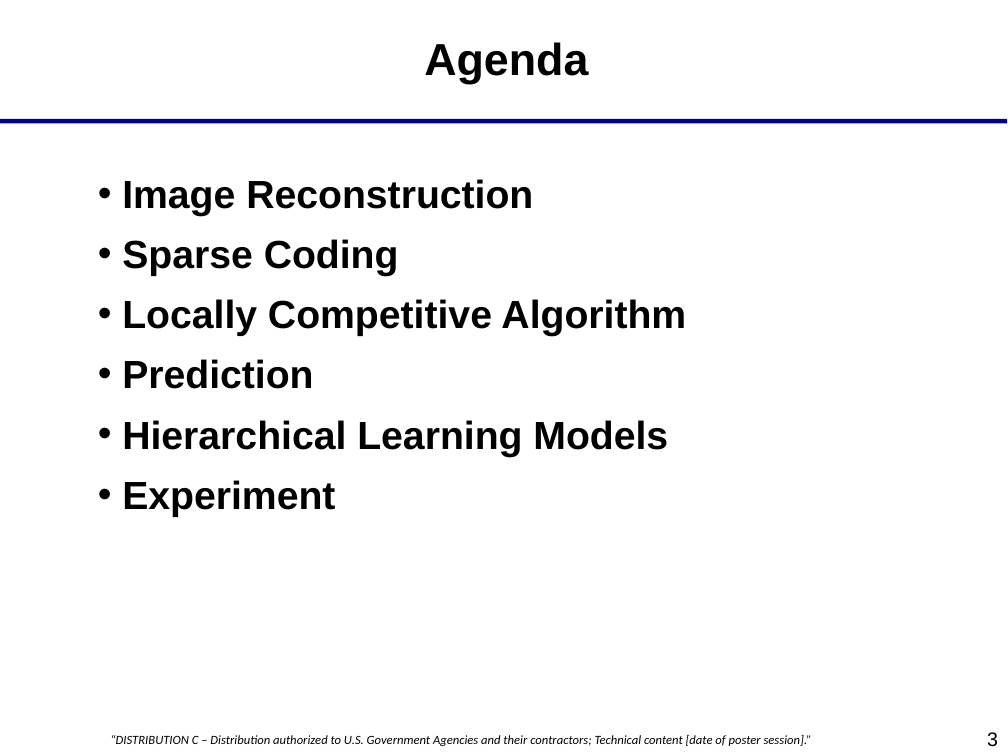
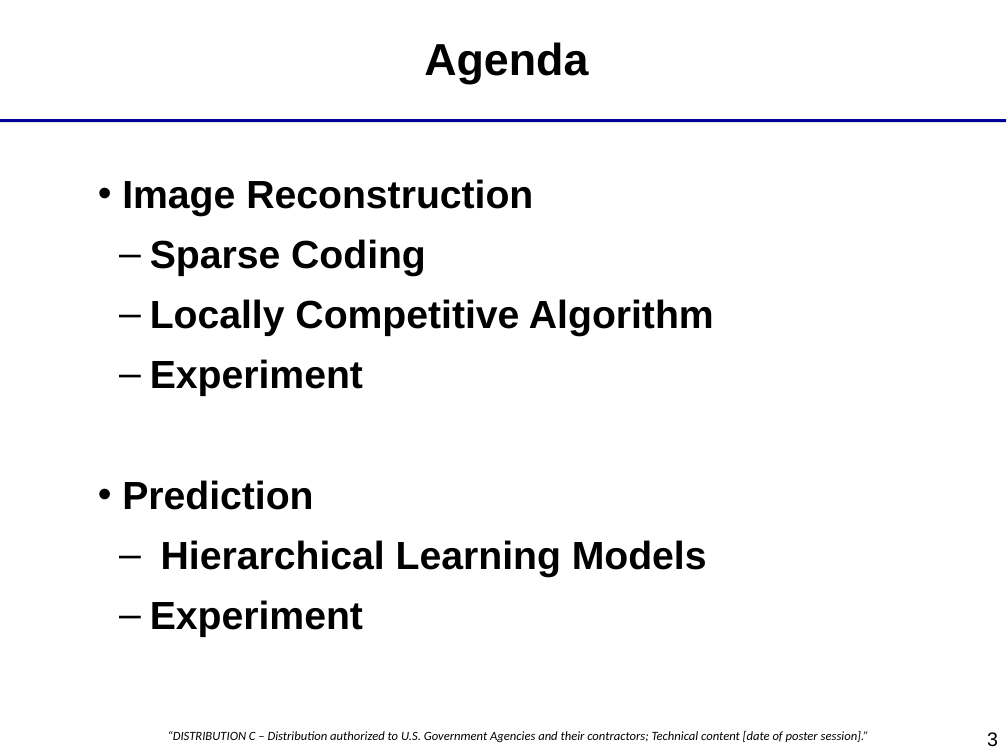
Before and after one commit to savannaos/Star-Field-Transformations, a slide deck: slide 3 of documents/starfields.ppt. Drawn at 1008x756 pixels with LibreOffice and Linux fonts; fonts in the diff are those of the drawing; background and template pictures are left out. Boxes give left, top, right and bottom in pixels: in the first picture for what was removed or moved away, otherwise in the second. Text is boxed around its words. In the diff, an @@ line names an element or a change of style, - is before the commit and + after.

```diff
--- a/documents/starfields.ppt
+++ b/documents/starfields.ppt
@@ text at bbox=[122, 179, 714, 637]: indent changed; bullet • to –; list level 1 to 2 in "Sparse Coding"; list level 1 to 2 in "Locally Competitive Algorithm"; list level 1 to 2 in "Hierarchical Learning Models"; list level 1 to 2 in "Experiment" @@
@@ text at bbox=[150, 359, 363, 396]: paragraph added @@
+  – Experiment
@@ text "“DISTRIBUTION C – Distribution authorized ...": place and size @@
-text "“DISTRIBUTION C – Distribution authorized ..." at bbox=[110, 735, 812, 746]
+text "“DISTRIBUTION C – Distribution authorized ..." at bbox=[168, 731, 869, 742]
```
Also in this commit, not shown: 9 other slides changed, 5 slides added, 3 slides removed, 23 other files.
